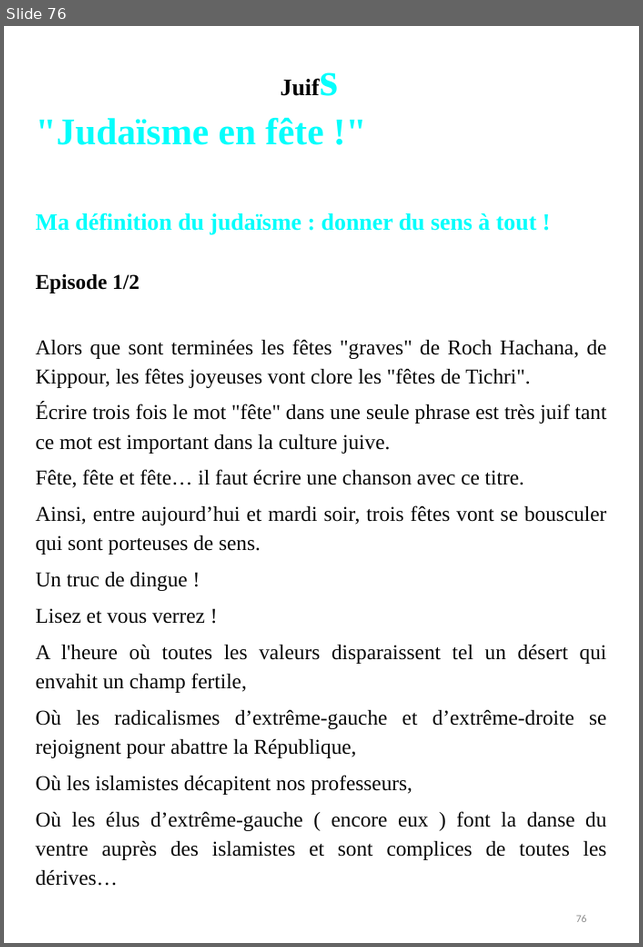
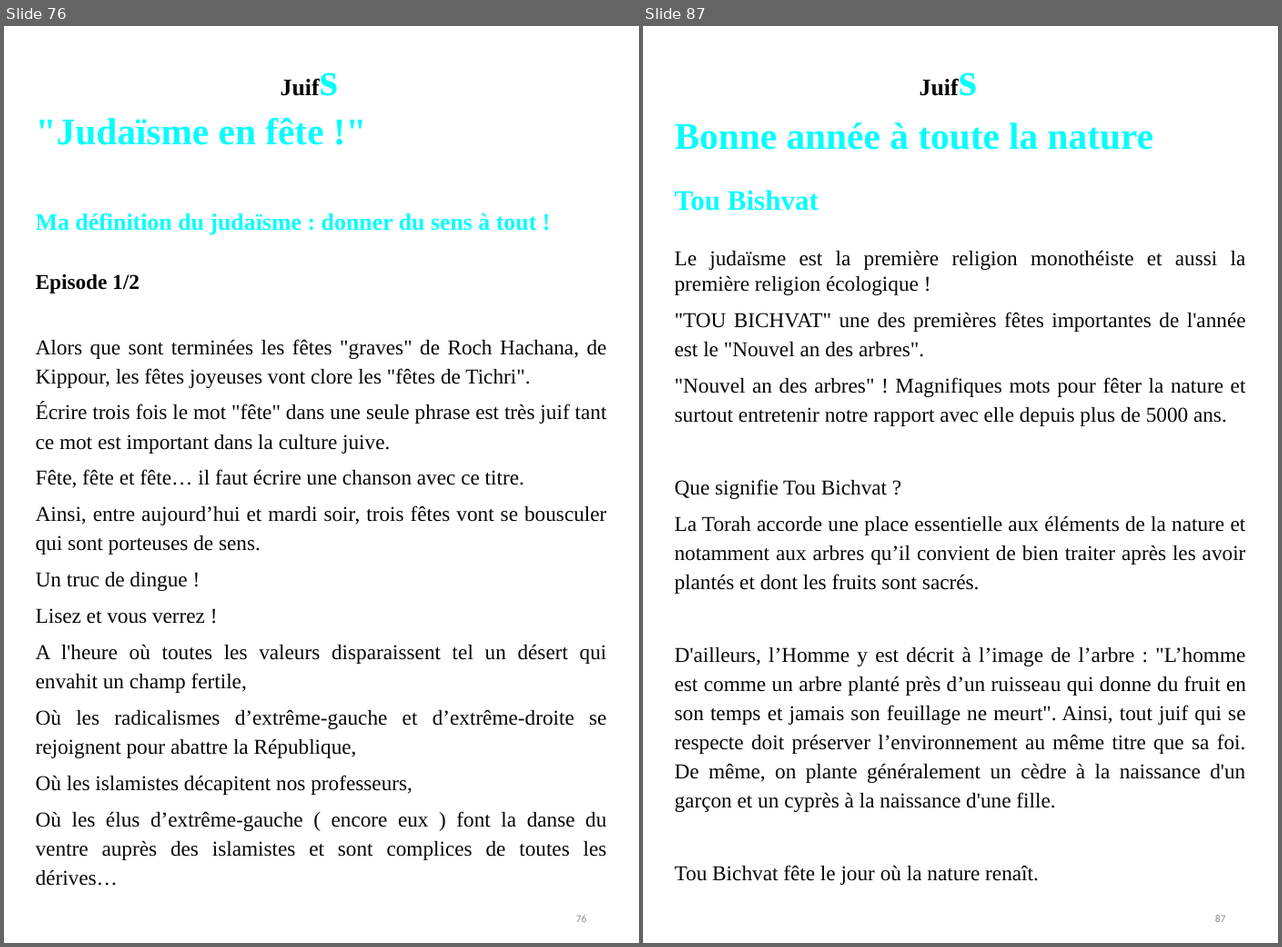
Before and after one commit to BenjaminLOUIS84/e_commerce, a slide deck: e_commerce/public/ppsx/tome2.ppsx. Shown side by side, each under a label of ours: slide 76 before the commit, slides 76 and 87 after it; the slides between them are not shown. The pictures are 643x947 and 1282x947 pixels, drawn with LibreOffice and Linux fonts; fonts in the diff are those of the drawing. Boxes give left, top, right and bottom in pixels: in the first picture for what was removed or moved away, otherwise in the second. Text is boxed around its words. In the diff, an @@ line names an element or a change of style, - is before the commit and + after.

```diff
--- a/e_commerce/public/ppsx/tome2.ppsx
+++ b/e_commerce/public/ppsx/tome2.ppsx
@@ slide 87 added at (x1=643, y1=26, x2=1278, y2=943), background #FFFFFF @@
@@ text added at (x1=911, y1=44, x2=992, y2=136), 20.1 pt, text #000000, bold @@
+Juifs
@@ text added at (x1=675, y1=122, x2=1246, y2=885), 18 pt, text #050505 @@
+Bonne année à toute la nature
+Tou Bishvat
+Le judaïsme est la première religion monothéiste et aussi la première religion écologique !
+"TOU BICHVAT" une des premières fêtes importantes de l'année est le "Nouvel an des arbres".
+"Nouvel an des arbres" ! Magnifiques mots pour fêter la nature et surtout entretenir notre rapport avec elle depuis plus de 5000 ans.
+Que signifie Tou Bichvat ?
+La Torah accorde une place essentielle aux éléments de la nature et notamment aux arbres qu’il convient de bien traiter après les avoir plantés et dont les fruits sont sacrés.
+D'ailleurs, l’Homme y est décrit à l’image de l’arbre : "L’homme est comme un arbre planté près d’un ruisseau qui donne du fruit en son temps et jamais son feuillage ne meurt". Ainsi, tout juif qui se respecte doit préserver l’environnement au même titre que sa foi. De même, on plante généralement un cèdre à la naissance d'un garçon et un cyprès à la naissance d'une fille.
+Tou Bichvat fête le jour où la nature renaît.
@@ page number added at (x1=1215, y1=915, x2=1226, y2=922), 9 pt, text #8C8C8C @@
+87
```
Also in this commit, not shown: 3 slides changed, 79 other slides added.
